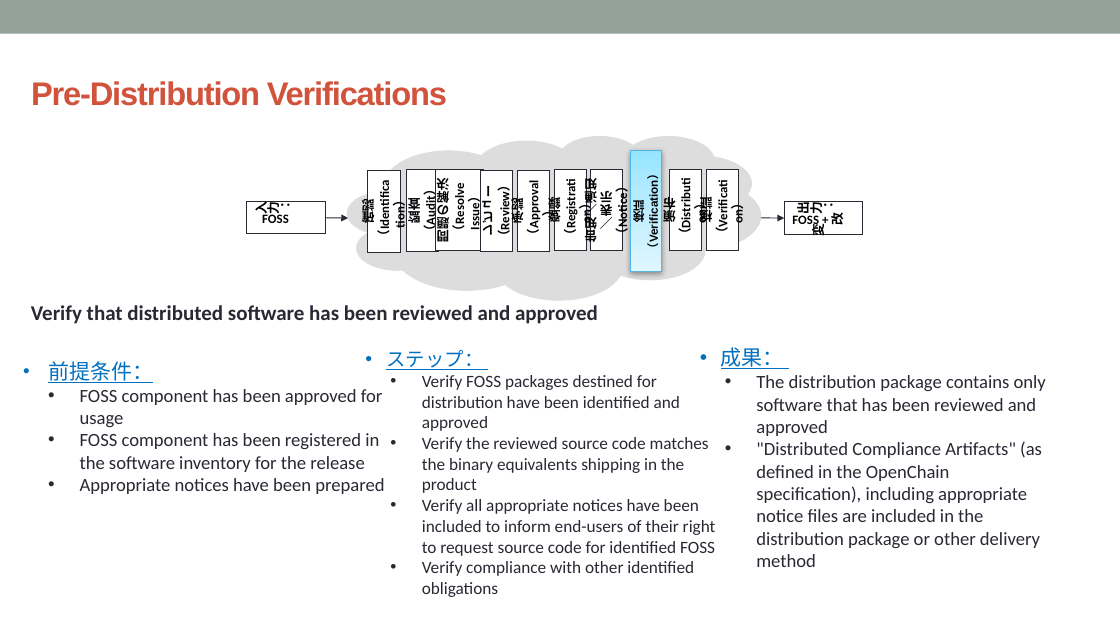
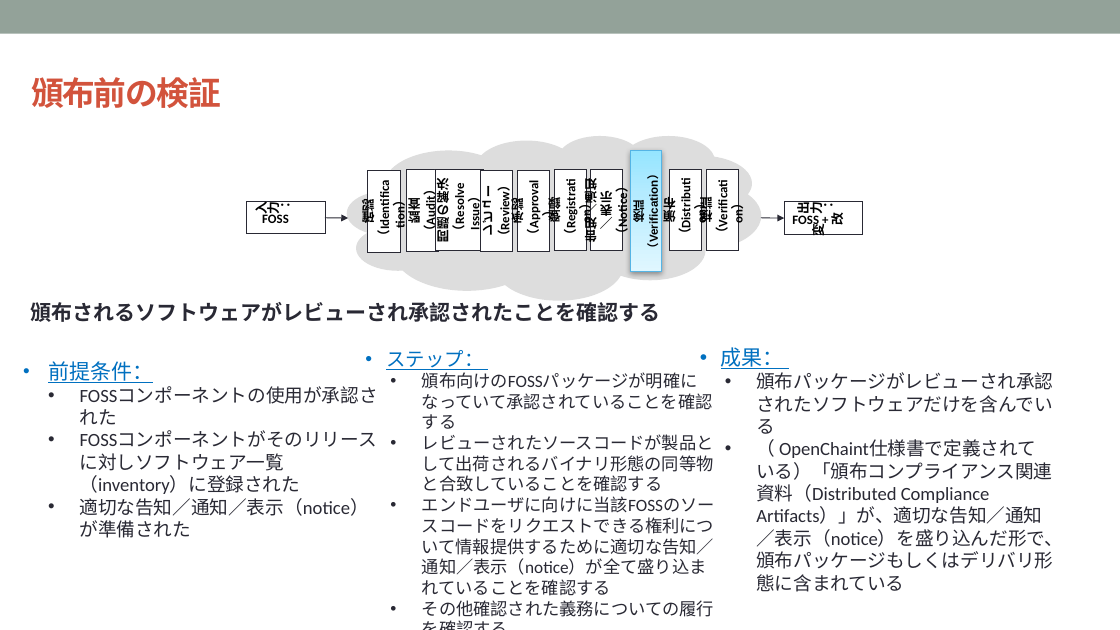
Before and after one commit to OpenChain-Project/Curriculum-Translation-JP, a slide deck: slide 61 of target/openchain-curriculum-release-2.pptx. Drawn at 1120x630 pixels with LibreOffice and Linux fonts; fonts in the diff are those of the drawing; background and template pictures are left out. Boxes give left, top, right and bottom in pixels: in the first picture for what was removed or moved away, otherwise in the second. Text is boxed around its words. In the diff, an @@ line names an element or a change of style, - is before the commit and + after.

```diff
--- a/target/openchain-curriculum-release-2.pptx
+++ b/target/openchain-curriculum-release-2.pptx
@@ text at (x1=31, y1=77, x2=221, y2=108): text changed @@
-Pre-Distribution Verifications
+頒布前の検証
@@ text at (x1=31, y1=302, x2=661, y2=322): text changed @@
-Verify that distributed software has been reviewed and approved
+頒布されるソフトウェアがレビューされ承認されたことを確認する
@@ text at (x1=422, y1=369, x2=715, y2=617): text changed @@
-• Verify FOSS packages destined for distribution have been identified and approved
-• Verify the reviewed source code matches the binary equivalents shipping in the product
-• Verify all appropriate notices have been included to inform end-users of their right to request source code for identified FOSS
-• Verify compliance with other identified obligations
+• 頒布向けのFOSSパッケージが明確になっていて承認されていることを確認する
+• レビューされたソースコードが製品として出荷されるバイナリ形態の同等物と合致していることを確認する
+• エンドユーザに向けに当該FOSSのソースコードをリクエストできる権利について情報提供するために適切な告知／通知／表示（notice）が全て盛り込まれていることを確認する
+• その他確認された義務についての履行を確認する
@@ text at (x1=756, y1=372, x2=1063, y2=592): text changed @@
-• The distribution package contains only software that has been reviewed and approved
-• "Distributed Compliance Artifacts" (as defined in the OpenChain specification), including appropriate notice files are included in the distribution package or other delivery method
+• 頒布パッケージがレビューされ承認されたソフトウェアだけを含んでいる
+• （ OpenChaint仕様書で定義されている）「頒布コンプライアンス関連資料（Distributed Compliance Artifacts）」が、適切な告知／通知／表示（notice）を盛り込んだ形で、頒布パッケージもしくはデリバリ形態に含まれている
@@ text at (x1=80, y1=475, x2=369, y2=538): text changed @@
-• FOSS component has been approved for usage
-• FOSS component has been registered in the software inventory for the release
-• Appropriate notices have been prepared
+• FOSSコンポーネントの使用が承認された
+• FOSSコンポーネントがそのリリースに対しソフトウェア一覧（inventory）に登録された
+• 適切な告知／通知／表示（notice）が準備された
```
Also in this commit, not shown: 7 other slides changed, 8 other files.
